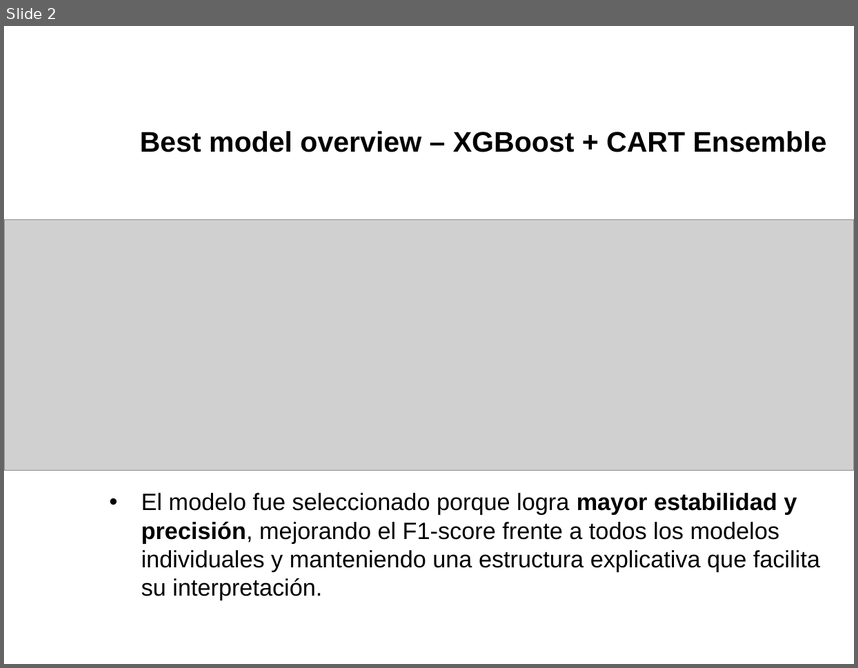
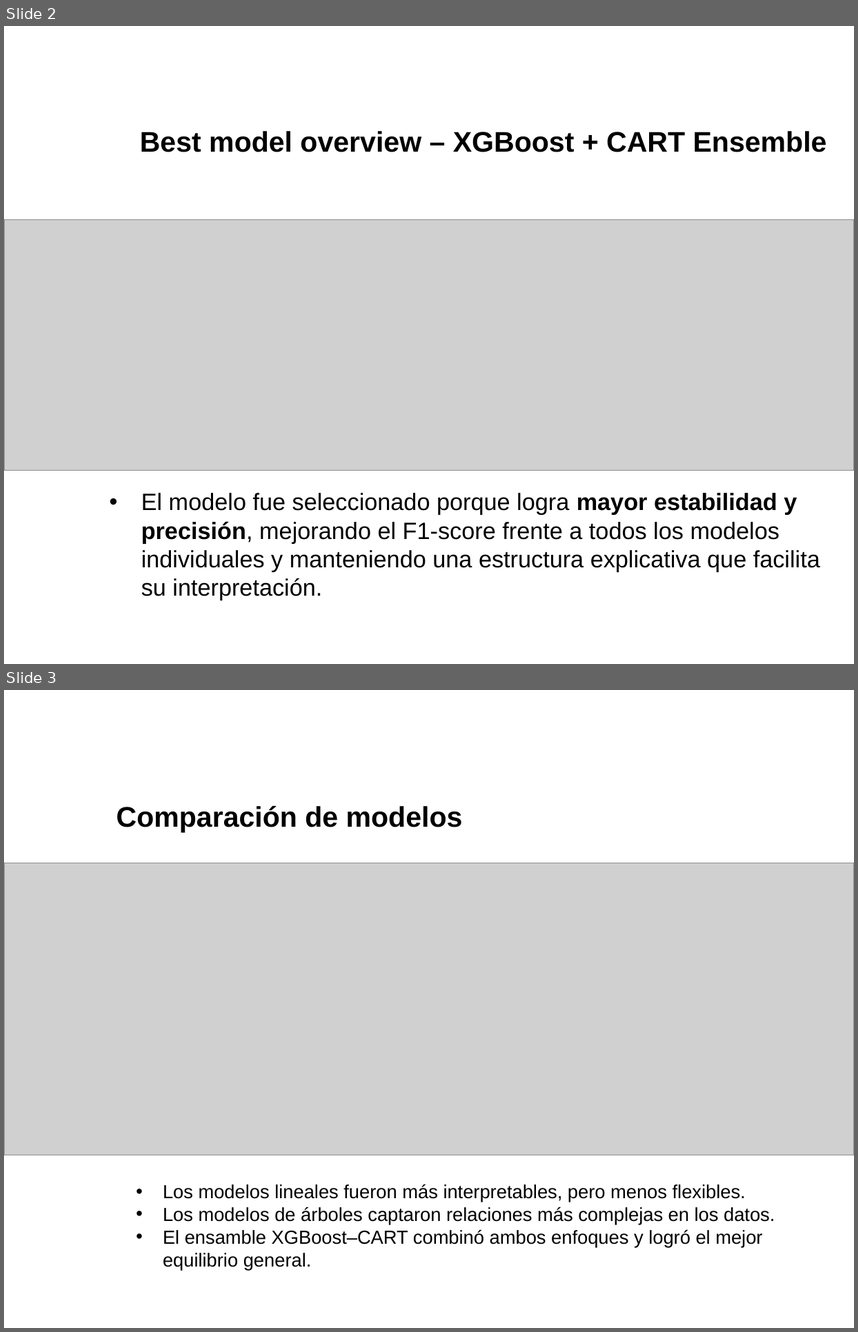
Before and after one commit to VivianCabanzo/Taller2_Predicting-Poverty, a slide deck: Presentaciones/othermodels_equipo_08.pptx. Shown one above the other, each under a label of ours: slide 2 before the commit, slides 2 and 3 after it. The pictures are 858x668 and 858x1332 pixels, drawn with LibreOffice and Linux fonts; fonts in the diff are those of the drawing; grey boxes stand for pictures; background and template pictures are left out. Boxes give left, top, right and bottom in pixels: in the first picture for what was removed or moved away, otherwise in the second. Text is boxed around its words. In the diff, an @@ line names an element or a change of style, - is before the commit and + after.

```diff
--- a/Presentaciones/othermodels_equipo_08.pptx
+++ b/Presentaciones/othermodels_equipo_08.pptx
@@ slide 3 added at (x1=4, y1=690, x2=854, y2=1328), background picture (left out) @@
@@ title added at (x1=116, y1=806, x2=463, y2=832), 24 pt, text #000000, bold @@
+Comparación de modelos
@@ picture added at (x1=4, y1=862, x2=854, y2=1154) @@
@@ text added at (x1=163, y1=1184, x2=775, y2=1270), 16 pt, text #000000 @@
+• Los modelos lineales fueron más interpretables, pero menos flexibles.
+• Los modelos de árboles captaron relaciones más complejas en los datos.
+• El ensamble XGBoost–CART combinó ambos enfoques y logró el mejor equilibrio general.
```
Also in this commit, not shown: 3 other slides added, 1 slide removed, 3 other files.
